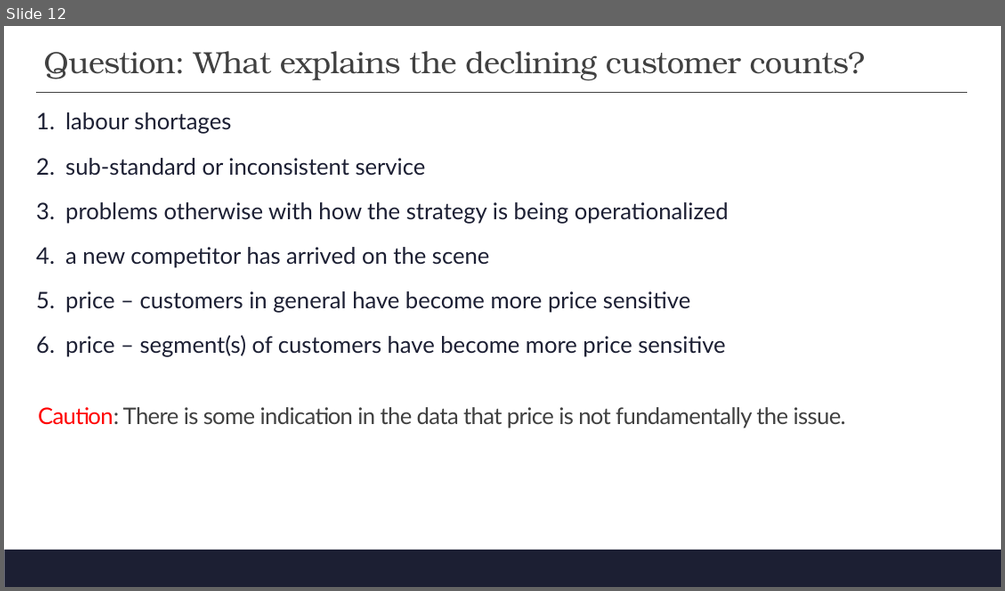
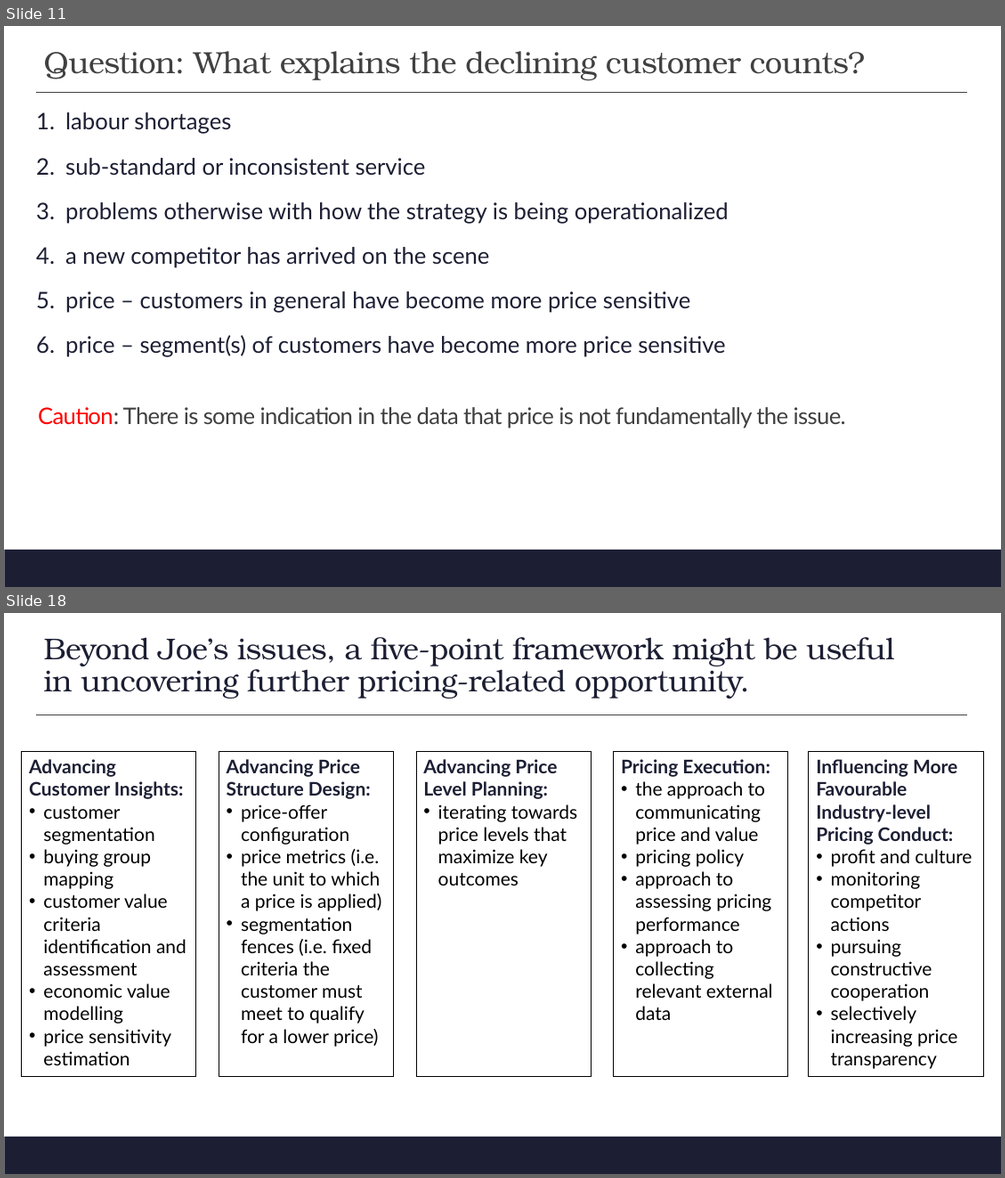
Before and after one commit to dkent287/Restaurant-Pricing, a slide deck: FDRC Deck.pptx. Shown one above the other, each under a label of ours: slide 12 before the commit, slides 11 and 18 after it; the slides between them are not shown. The pictures are 1005x591 and 1005x1178 pixels, drawn with LibreOffice and Linux fonts; fonts in the diff are those of the drawing; background and template pictures are left out. Boxes give left, top, right and bottom in pixels: in the first picture for what was removed or moved away, otherwise in the second. Text is boxed around its words. In the diff, an @@ line names an element or a change of style, - is before the commit and + after.

```diff
--- a/FDRC Deck.pptx
+++ b/FDRC Deck.pptx
@@ slide 18 added at <box>4,613,1001,1174</box>, background #FFFFFF; not listed: 1 template element that a slide beside it also shows @@
@@ title added at <box>44,637,894,698</box>, 29 pt, text #1C1F33 @@
+Beyond Joe’s issues, a five-point framework might be useful in uncovering further pricing-related opportunity.
@@ line added from (36, 715) to (967, 715), #404040 1 pt @@
@@ rectangle added at <box>22,751,197,1076</box>, outline #000000 0.75 pt, 18 pt, text #000000 @@
+Advancing Customer Insights:
+• customer segmentation
+• buying group mapping
+• customer value criteria identification and assessment
+• economic value modelling
+• price sensitivity estimation
@@ rectangle added at <box>218,751,394,1076</box>, outline #000000 0.75 pt, 18 pt, text #000000 @@
+Advancing Price Structure Design:
+• price-offer configuration
+• price metrics (i.e. the unit to which a price is applied)
+• segmentation fences (i.e. fixed criteria the customer must meet to qualify for a lower price)
@@ rectangle added at <box>416,751,591,1076</box>, outline #000000 0.75 pt, 18 pt, text #000000 @@
+Advancing Price Level Planning:
+• iterating towards price levels that maximize key outcomes
@@ rectangle added at <box>614,751,788,1076</box>, outline #000000 0.75 pt, 18 pt, text #000000 @@
+Pricing Execution:
+• the approach to communicating price and value
+• pricing policy
+• approach to assessing pricing performance
+• approach to collecting relevant external data
@@ rectangle added at <box>809,751,984,1076</box>, outline #000000 0.75 pt, 18 pt, text #000000 @@
+Influencing More Favourable Industry-level Pricing Conduct:
+• profit and culture
+• monitoring competitor actions
+• pursuing constructive cooperation
+• selectively increasing price transparency
@@ what was slide 12 is now slide 11 @@
```
Also in this commit, not shown: 12 slides changed, 8 other slides added, 6 slides removed, 2 other files.
